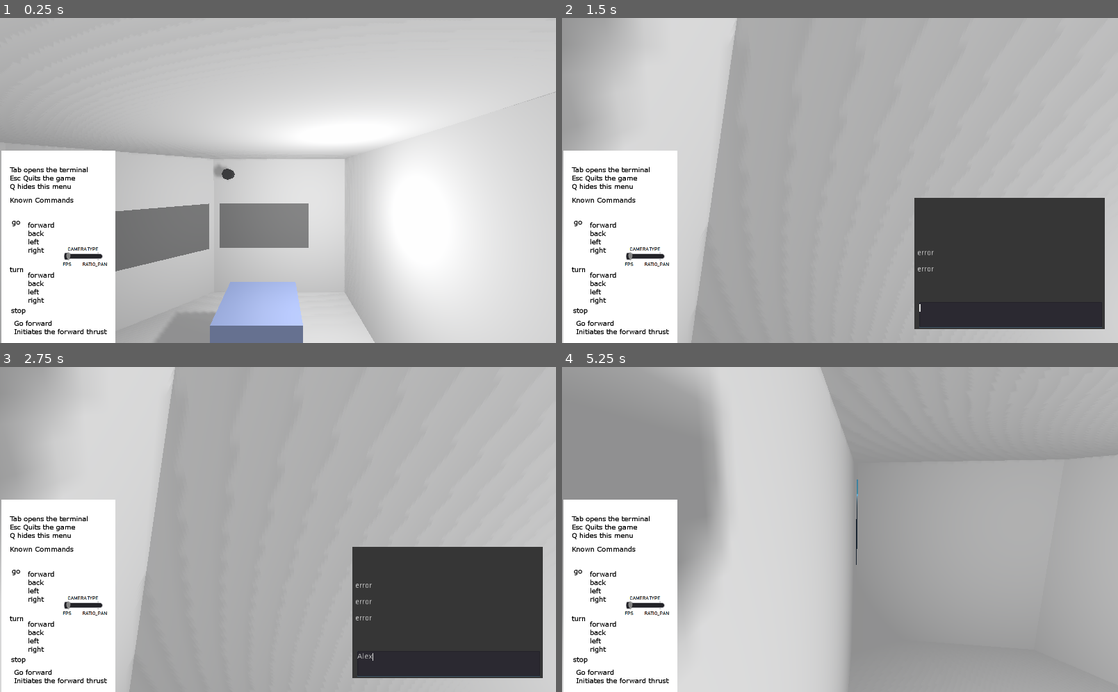
Above: before the commit, frames 1-4 (two rows, left to right).
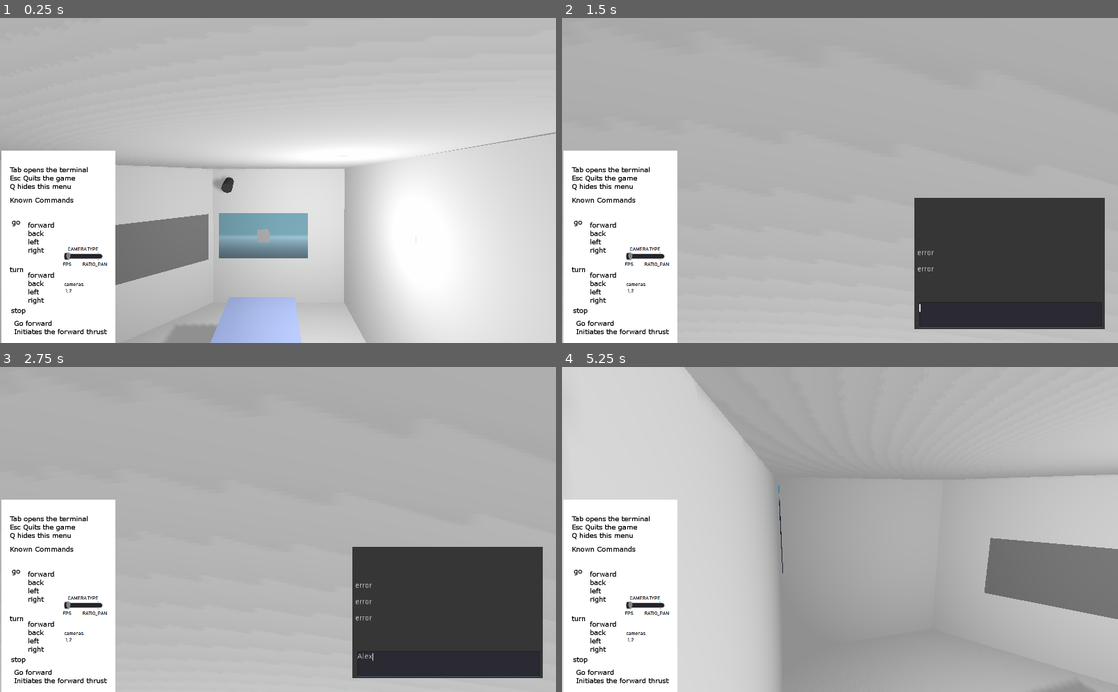
Above: after the commit, the same moments.

Repository: technofromage/SpaceGame
Game: Godot game, scene res://Spaceship.tscn
The game is run twice, just before and just after one commit, with the same random seed, the same clock (stepped at 60 frames per second) and the same inputs.
Inputs (mouse positions are in pixels of both pictures, inside the frame that each line leads up to):
- Up to frame 1 (0.25 s): no input
- Up to frame 2 (1.5 s): tap Enter (ui_accept) at 0.5, 0.77 s; move the mouse to (962, 164) at 0.52 s; tap Tab (ui_textOpen) at 0.6, 1.35 s; move the mouse to (728, 196) at 1.27 s
- Up to frame 3 (2.75 s): tap Enter (ui_accept) at 1.52 s; click (450, 662) at 2.02 s; type "Alex" at 2.1 s
- Up to frame 4 (5.25 s): tap Enter (ui_accept) at 2.75, 3.77, 4.25, 4.52, 5 s; move the mouse to (1006, 601) at 2.77 s; tap 1 at 2.85, 5.1 s; tap Tab (ui_textOpen) at 3.05, 3.6, 4.35 s; move the mouse to (812, 594) at 3.52 s; move the mouse to (1006, 578) at 4.27 s; move the mouse to (673, 480) at 5.02 s

The runs differ from the first frame. In frame 1, 12% of the frame differs, in the area x 0-100%, y 19-100%; in frame 2, 14%; in frame 3, 14%; in frame 4, 39%, in the area x 0-100%, y 0-100%.

Commit message:
test camera export

Diff:
--- a/Camera.gd
+++ b/Camera.gd
@@ -3,19 +3,18 @@
 export var key = KEY_1#the buttun to set camera as primary
 export var sensitivity = 0.001#roation sensitivity
 var start_rot#the starting angle that the camera is
+export var restraints = Vector2 (70,70);
 
 func _ready():
 	start_rot=get_rotation_degrees();
 	get_viewport().warp_mouse(Vector2(500,300))
 
 func _physics_process(delta):
-	if (globals.camera_type==0):
-		if (self==get_viewport().get_camera()):#if self = active camera
+	if (self==get_viewport().get_camera()):#if self = active camera
+		if (globals.camera_type==0):
 			if (!globals.is_movement_locked):
 				get_viewport().warp_mouse(Vector2(500,300))
-
-				var rotation_vert
-				rotation_vert=get_viewport().get_mouse_position().y-300
+				var rotation_vert = get_viewport().get_mouse_position().y-300
 				if (rotation_vert>0):#pos.; neg. rotation movement
 					if ( int(get_rotation_degrees().x+70)%360 <= int(start_rot.x)%360 ):#too far neg.
 						rotation_vert=0;
@@ -24,16 +23,22 @@
 						rotation_vert=0;
 				rotate_object_local(Vector3(1,0,0),-rotation_vert*sensitivity)
 
-				var rotation_horz
-				rotation_horz=get_viewport().get_mouse_position().x-500
+				var rotation_horz = get_viewport().get_mouse_position().x-500
 				if (rotation_horz>0):#pos.; neg. rotation movement
-					if ( int(get_rotation_degrees().y-start_rot.y)%360<270 ):#too far neg.
+					if ( int(get_rotation_degrees().y+70)%360 <= int(start_rot.y)%360 ):#too far neg.
 						rotation_horz=0;
 				if (rotation_horz<0):#neg.; pos. rotation movement
-					if ( int(get_rotation_degrees().y-start_rot.y)%360>90 ):#too far pos.
+					if ( int(get_rotation_degrees().y-70)%360 >= int(start_rot.y)%360 ):#too far pos.
 						rotation_horz=0;
 				rotate(Vector3(0,1,0),-rotation_horz*sensitivity)
-	if (globals.camera_type==1):
-		pass
+		if (globals.camera_type==1):
+			var rotation_horz = (get_viewport().get_mouse_position().x/1000)
+			var rotation_vert = (get_viewport().get_mouse_position().y/600)
+			print(rotation_horz)
+			print(rotation_vert)
+			var dir = start_rot
+			dir.x = start_rot.x+restraints.x-(restraints.x*2*rotation_vert)
+			dir.y = start_rot.y+restraints.y-(restraints.y*2*rotation_horz)
+			set_rotation_degrees(dir)
 	if Input.is_key_pressed(key):
 		make_current()
--- a/Controlls.gd
+++ b/Controlls.gd
@@ -4,6 +4,5 @@
 	if Input.is_action_pressed("ui_cancel"):
 		OS.exit_code = 0 # OK
 		get_tree().quit()
-	var is_open=true;
 	if Input.is_action_just_pressed("ui_menu_alt"):
 		set_visible(!is_visible())
--- a/PopupPanel.gd
+++ b/PopupPanel.gd
@@ -34,11 +34,13 @@
 	globals.is_movement_locked=true
 	is_open=true
 	text.grab_focus()
+	Input.set_mouse_mode(Input.MOUSE_MODE_VISIBLE)
 
 func close():
 	hide()
 	globals.is_movement_locked=false
 	is_open=false
+	Input.set_mouse_mode(Input.MOUSE_MODE_HIDDEN)
 
 func proccess(text):
 	var words = text.strip_edges().rsplit(" ",true,2)
--- a/Spaceship.tscn
+++ b/Spaceship.tscn
@@ -1,17 +1,18 @@
-[gd_scene load_steps=27 format=2]
-
-[ext_resource path="res://PopupPanel.gd" type="Script" id=1]
-[ext_resource path="res://grey.png" type="Texture" id=2]
-[ext_resource path="res://HistoryTextPanel.gd" type="Script" id=3]
-[ext_resource path="res://temp_hud_translate.tres.gd" type="Script" id=4]
-[ext_resource path="res://temp_hud_rotation.gd" type="Script" id=5]
-[ext_resource path="res://sidemenu.png" type="Texture" id=6]
-[ext_resource path="res://Controlls.gd" type="Script" id=7]
-[ext_resource path="res://Camera.gd" type="Script" id=8]
-[ext_resource path="res://slider_camera.gd" type="Script" id=9]
+[gd_scene load_steps=28 format=2]
+
+[ext_resource path="res://Camera.gd" type="Script" id=1]
+[ext_resource path="res://PopupPanel.gd" type="Script" id=2]
+[ext_resource path="res://grey.png" type="Texture" id=3]
+[ext_resource path="res://HistoryTextPanel.gd" type="Script" id=4]
+[ext_resource path="res://temp_hud_translate.tres.gd" type="Script" id=5]
+[ext_resource path="res://temp_hud_rotation.gd" type="Script" id=6]
+[ext_resource path="res://sidemenu.png" type="Texture" id=7]
+[ext_resource path="res://Controlls.gd" type="Script" id=8]
+[ext_resource path="res://camera_look.gd" type="Script" id=9]
+[ext_resource path="res://slider_camera.gd" type="Script" id=10]
 
 [sub_resource type="ViewportTexture" id=1]
-viewport_path = NodePath("Outside/spaceship_outside/sideView")
+viewport_path = NodePath("Outside/sideView")
 
 [sub_resource type="SpatialMaterial" id=2]
 resource_local_to_scene = true
@@ -28,13 +29,23 @@
 [sub_resource type="PlaneMesh" id=6]
 
 [sub_resource type="ViewportTexture" id=7]
-viewport_path = NodePath("Outside/spaceship_outside/frontView")
+viewport_path = NodePath("Outside/frontView")
 
 [sub_resource type="SpatialMaterial" id=8]
 resource_local_to_scene = true
 albedo_texture = SubResource( 7 )
 
 [sub_resource type="PlaneMesh" id=9]
+
+[sub_resource type="SpatialMaterial" id=10]
+albedo_color = Color( 0.294118, 0.294118, 0.294118, 1 )
+
+[sub_resource type="CylinderMesh" id=11]
+material = SubResource( 10 )
+top_radius = 1.2
+height = 3.0
+radial_segments = 8
+rings = 2
 
 [sub_resource type="Image" id=18]
 data = {
@@ -60,35 +71,24 @@
 "width": 64
 }
 
-[sub_resource type="ImageTexture" id=13]
+[sub_resource type="ImageTexture" id=15]
 flags = 5
 flags = 5
 image = SubResource( 19 )
 size = Vector2( 32, 32 )
 
-[sub_resource type="CubeMesh" id=14]
+[sub_resource type="CubeMesh" id=16]
 size = Vector3( 0.5, 0.5, 0.5 )
 
-[sub_resource type="CubeMesh" id=15]
+[sub_resource type="CubeMesh" id=17]
 size = Vector3( 2, 0, 1 )
 
-[sub_resource type="SpatialMaterial" id=16]
-albedo_color = Color( 0.294118, 0.294118, 0.294118, 1 )
-
-[sub_resource type="CylinderMesh" id=17]
-material = SubResource( 16 )
-top_radius = 1.2
-height = 3.0
-radial_segments = 8
-rings = 2
-
 [node name="spacePrograming" type="Spatial"]
 
 [node name="Inside" type="Spatial" parent="."]
-editor/display_folded = true
 
 [node name="sideViewWindow" type="MeshInstance" parent="Inside"]
-transform = Transform( 2.82843, 0, 0.707107, 0, 2, 0, -2.82843, 0, 0.707107, -4.48266, 0, -1.41305 )
+transform = Transform( 2.82843, 0, 0.707107, 0, 2, 0, -2.82843, 0, 0.707107, -4.4786, 0, -1.4028 )
 material_override = SubResource( 2 )
 mesh = SubResource( 3 )
 material/0 = null
@@ -119,7 +119,7 @@
 shadow_enabled = true
 omni_range = 10.0
 
-[node name="walls" type="Node" parent="Inside"]
+[node name="walls" type="Spatial" parent="Inside"]
 editor/display_folded = true
 
 [node name="wall1" type="MeshInstance" parent="Inside/walls"]
@@ -145,6 +145,30 @@
 [node name="wall5" type="MeshInstance" parent="Inside/walls"]
 transform = Transform( -6, 1.50995e-007, 1.7133e-009, 0, 0.00378222, -2.99998, -9.05975e-007, -0.999993, -0.0113467, -2.97854, 0.115941, 7.07174 )
 mesh = SubResource( 9 )
+material/0 = null
+
+[node name="Camera" type="Camera" parent="Inside"]
+transform = Transform( 1, 0, 0, 0, 1, 0, 0, 0, 1, 0, 2.47716, 6.668 )
+fov = 74.0
+near = 0.1
+script = ExtResource( 1 )
+
+[node name="camera_model" type="MeshInstance" parent="Inside/Camera"]
+transform = Transform( 0.2, 0, 0, 0, -8.74228e-009, 0.2, 0, -0.2, -8.74228e-009, 0, 0, 0 )
+mesh = SubResource( 11 )
+material/0 = null
+
+[node name="Camera2" type="Camera" parent="Inside"]
+transform = Transform( -1, 4.37114e-008, -7.57103e-008, 0, 0.866025, 0.5, 8.74228e-008, 0.5, -0.866025, -2.15551, 2.29774, -2.66005 )
+fov = 74.0
+near = 0.1
+script = ExtResource( 1 )
+key = 50
+restraints = Vector2( 40, 40 )
+
+[node name="camera_model2" type="MeshInstance" parent="Inside/Camera2"]
+transform = Transform( 0.2, -7.45058e-009, 2.22045e-016, 0, -8.74228e-009, 0.2, -7.45058e-009, -0.2, -8.74228e-009, 0, 0, 0 )
+mesh = SubResource( 11 )
 material/0 = null
 
 [node name="UI" type="Node" parent="."]
@@ -256,53 +280,28 @@
 margin_right = 302.347
 margin_bottom = 262.067
 rect_scale = Vector2( 0.7, 0.7 )
-texture = ExtResource( 6 )
+texture = ExtResource( 7 )
 stretch_mode = 2
-script = ExtResource( 7 )
+script = ExtResource( 8 )
 
 [node name="temp_option_toggle" type="Node" parent="UI"]
 
 [node name="Outside" type="Spatial" parent="."]
-editor/display_folded = true
-transform = Transform( 1, 0, 0, 0, 1, 0, 0, 0, 1, 0, 0, -10 )
+transform = Transform( 1, 0, 0, 0, 1, 0, 0, 0, 1, 0, 0, -15 )
 
 [node name="CubeOuside" type="MeshInstance" parent="Outside"]
-transform = Transform( 0.97989, 0, 0.199538, 0.06163, 0.951106, -0.302652, -0.189782, 0.308863, 0.93198, -0.03, -0.0100002, -5.47543 )
-mesh = SubResource( 14 )
+transform = Transform( 0.97989, 0, 0.199538, 0.06163, 0.951106, -0.302652, -0.189782, 0.308863, 0.93198, 0, 0, -15 )
+mesh = SubResource( 16 )
 material/0 = null
 
 [node name="CubeOuside2" type="MeshInstance" parent="Outside"]
 transform = Transform( 0.97989, 0, 0.199538, 0.06163, 0.951106, -0.302652, -0.189782, 0.308863, 0.93198, -4.51972, -0.0100002, -9.29068 )
-mesh = SubResource( 14 )
+mesh = SubResource( 16 )
 material/0 = null
 
 [node name="CubeOuside3" type="MeshInstance" parent="Outside"]
 transform = Transform( 0.97989, 0, 0.199538, 0.06163, 0.951106, -0.302652, -0.189782, 0.308863, 0.93198, -6.55269, -0.0100002, -4.41548 )
-mesh = SubResource( 14 )
-material/0 = null
-
-[node name="Floor" type="MeshInstance" parent="Outside"]
-transform = Transform( 2, 0, 0, 0, 1, 0, 0, 0, 1, 0, -1, 2 )
-visible = false
-mesh = SubResource( 15 )
-material/0 = null
-
-[node name="Floor2" type="MeshInstance" parent="Outside"]
-transform = Transform( -4.37114e-008, -1, 0, 1, -4.37114e-008, 0, 0, 0, 1, 2, 0, 2 )
-visible = false
-mesh = SubResource( 15 )
-material/0 = null
-
-[node name="Floor4" type="MeshInstance" parent="Outside"]
-transform = Transform( -4.37114e-008, -1, 0, 1, -4.37114e-008, 0, 0, 0, 1, -2, 0, 2 )
-visible = false
-mesh = SubResource( 15 )
-material/0 = null
-
-[node name="Floor3" type="MeshInstance" parent="Outside"]
-transform = Transform( 2, 0, 0, 0, 0.999961, -0.00885192, 0, 0.00885192, 0.999961, 0, 1, 2 )
-visible = false
-mesh = SubResource( 15 )
+mesh = SubResource( 16 )
 material/0 = null
 
 [node name="OmniLight2" type="OmniLight" parent="Outside"]
@@ -310,51 +309,75 @@
 shadow_enabled = true
 omni_range = 10.0
 
-[node name="spaceship_outside" type="Spatial" parent="Outside"]
-editor/display_folded = true
-
-[node name="frontView" type="Viewport" parent="Outside/spaceship_outside"]
+[node name="sideframe" type="Spatial" parent="Outside"]
+transform = Transform( 0.707107, 0, 0.707107, 0, 1, 0, -0.707107, 0, 0.707107, -4.483, 0, -1.413 )
+
+[node name="Floor" type="MeshInstance" parent="Outside/sideframe"]
+transform = Transform( 2, 0, 0, 0, 1, 0, 0, 0, 1, 0, -1, 0 )
+mesh = SubResource( 17 )
+material/0 = null
+
+[node name="Floor2" type="MeshInstance" parent="Outside/sideframe"]
+transform = Transform( -4.37114e-008, -1, 0, 1, -4.37114e-008, 0, 0, 0, 1, 2, 0, 0 )
+mesh = SubResource( 17 )
+material/0 = null
+
+[node name="Floor4" type="MeshInstance" parent="Outside/sideframe"]
+transform = Transform( -4.37114e-008, -1, 0, 1, -4.37114e-008, 0, 0, 0, 1, -2, 0, 0 )
+mesh = SubResource( 17 )
+material/0 = null
+
+[node name="Floor3" type="MeshInstance" parent="Outside/sideframe"]
+transform = Transform( 2, 0, 0, 0, 0.999961, -0.00885192, 0, 0.00885192, 0.999961, 0, 1, 0 )
+mesh = SubResource( 17 )
+material/0 = null
+
+[node name="frontframe" type="Spatial" parent="Outside"]
+transform = Transform( 1, 0, 0, 0, 1, 0, 0, 0, 1, 0, 0, -2.99 )
+
+[node name="Floor" type="MeshInstance" parent="Outside/frontframe"]
+transform = Transform( 2, 0, 0, 0, 1, 0, 0, 0, 1, 0.012, -1, 0.024 )
+mesh = SubResource( 17 )
+material/0 = null
+
+[node name="Floor2" type="MeshInstance" parent="Outside/frontframe"]
+transform = Transform( -4.37114e-008, -1, 0, 1, -4.37114e-008, 0, 0, 0, 1, 2, 0, 0 )
+mesh = SubResource( 17 )
+material/0 = null
+
+[node name="Floor4" type="MeshInstance" parent="Outside/frontframe"]
+transform = Transform( -4.37114e-008, -1, 0, 1, -4.37114e-008, 0, 0, 0, 1, -2, 0, 0 )
+mesh = SubResource( 17 )
+material/0 = null
+
+[node name="Floor3" type="MeshInstance" parent="Outside/frontframe"]
+transform = Transform( 2, 0, 0, 0, 0.999961, -0.00885192, 0, 0.00885192, 0.999961, 0, 1, 0 )
+mesh = SubResource( 17 )
+material/0 = null
+
+[node name="frontView" type="Viewport" parent="Outside"]
+size = Vector2( 512, 256 )
+render_target_v_flip = true
+render_target_update_mode = 1
+shadow_atlas_size = 100
+
+[node name="FrontCam" type="Camera" parent="Outside/frontView"]
+transform = Transform( 1, 0, 0, 0, 1, 0, 0, 0, 1, 0, 0, -8.332 )
+current = true
+fov = 5.7
+script = ExtResource( 9 )
+targetname = "../../frontframe"
+
+[node name="sideView" type="Viewport" parent="Outside"]
 size = Vector2( 512, 256 )
 render_target_v_flip = true
 shadow_atlas_size = 100
 
-[node name="FrontCam" type="Camera" parent="Outside/spaceship_outside/frontView"]
-transform = Transform( 1, 0, 0, 0, 1, 0, 0, 0, 1, 0, 0, -10 )
+[node name="SideCam" type="Camera" parent="Outside/sideView"]
+transform = Transform( 0.707107, 0, 0.707107, 0, 1, 0, -0.707107, 0, 0.707107, 0, 0, -8.332 )
 current = true
-fov = 90.0
-
-[node name="sideView" type="Viewport" parent="Outside/spaceship_outside"]
-size = Vector2( 256, 256 )
-render_target_v_flip = true
-shadow_atlas_size = 100
-
-[node name="SideCam" type="Camera" parent="Outside/spaceship_outside/sideView"]
-transform = Transform( 0.707107, 0, 0.707107, 0, 1, 0, -0.707107, 0, 0.707107, -3.9, 0, -9 )
-current = true
-fov = 90.0
-
-[node name="Camera" type="Camera" parent="."]
-transform = Transform( 1, 0, 0, 0, 1, 0, 0, 0, 1, -0.0239248, 2.02753, 6.71442 )
-fov = 74.0
-near = 0.1
-script = ExtResource( 8 )
-
-[node name="camera_model" type="MeshInstance" parent="Camera"]
-transform = Transform( 0.2, 0, 0, 0, -8.74228e-009, 0.2, 0, -0.2, -8.74228e-009, 0, 0, 0 )
-mesh = SubResource( 17 )
-material/0 = null
-
-[node name="Camera2" type="Camera" parent="."]
-transform = Transform( -1, 0, 8.74228e-008, 0, 1, 0, -8.74228e-008, 0, -1, -2.15554, 2.29774, -2.65645 )
-fov = 74.0
-near = 0.1
-script = ExtResource( 8 )
-key = 50
-
-[node name="camera_model" type="MeshInstance" parent="Camera2"]
-transform = Transform( 0.2, -7.45058e-009, 2.22045e-016, 0, -8.74228e-009, 0.2, -7.45058e-009, -0.2, -8.74228e-009, 0, 0, 0 )
-mesh = SubResource( 17 )
-material/0 = null
+fov = 25.0
+script = ExtResource( 9 )
 
 [node name="slider_camera" type="HSlider" parent="."]
 margin_left = 117.945
--- /dev/null
+++ b/camera_look.gd
@@ -0,0 +1,12 @@
+extends Camera
+
+# Declare member variables here. Examples:
+# var a = 2
+# var b = "text"
+export var targetname = "../../sideframe";
+
+# Called when the node enters the scene tree for the first time.
+func _ready():
+	var target = get_node(targetname)
+	var point = target.translation+Vector3(0,0,-15)
+	look_at(point,Vector3(0,1,0))
Not shown: 11 places in Spaceship.tscn that only renumber resources
Not shown, added: designdocs/space_shit_shit_concept_art.png.import
Not shown, changed: export_presets.cfg
Binary file changed: sidemenu.png
Not shown, added: executables/spacegame_super-pre-apha2.exe
Not shown, added: executables/spacegame_super-pre-apha2.pck
